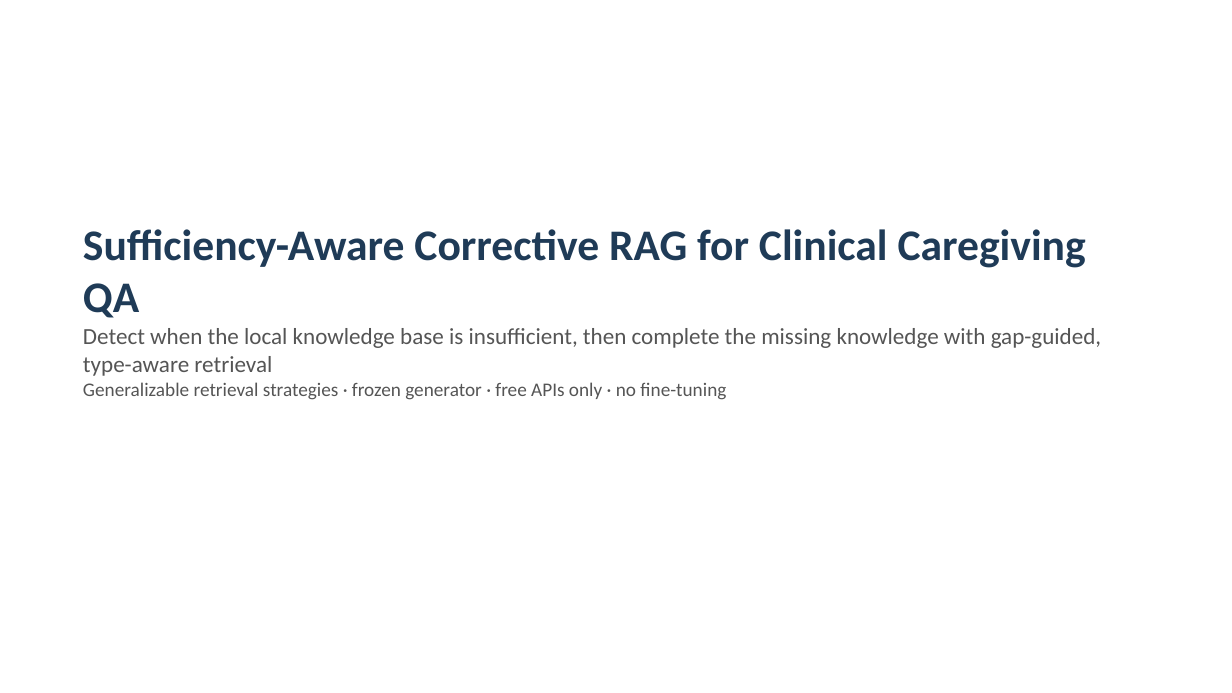
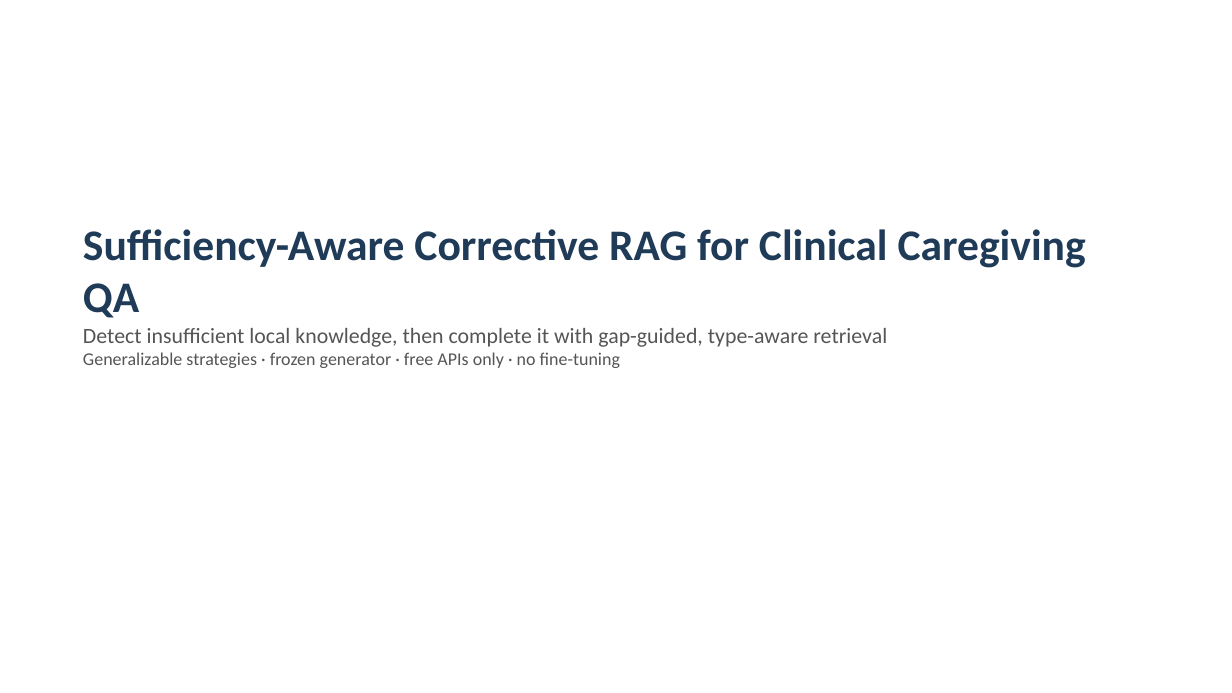
Before and after one commit to laurygeng/adrd-clinical-rag, a slide deck: slide 1 of slides/ADRD_RAG_slides.pptx. Drawn at 1232x693 pixels with LibreOffice and Linux fonts; fonts in the diff are those of the drawing. Boxes give left, top, right and bottom in pixels: in the first picture for what was removed or moved away, otherwise in the second. Text is boxed around its words. In the diff, an @@ line names an element or a change of style, - is before the commit and + after.

```diff
--- a/slides/ADRD_RAG_slides.pptx
+++ b/slides/ADRD_RAG_slides.pptx
@@ text at (x1=83, y1=328, x2=887, y2=368): text changed; size 18 to 17 pt @@
-Detect when the local knowledge base is insufficient, then complete the missing knowledge with gap-guided, type-aware retrieval
-Generalizable retrieval strategies · frozen generator · free APIs only · no fine-tuning
+Detect insufficient local knowledge, then complete it with gap-guided, type-aware retrieval
+Generalizable strategies · frozen generator · free APIs only · no fine-tuning
```
Also in this commit, not shown: 2 other slides changed, 5 slides added, 2 slides removed.
